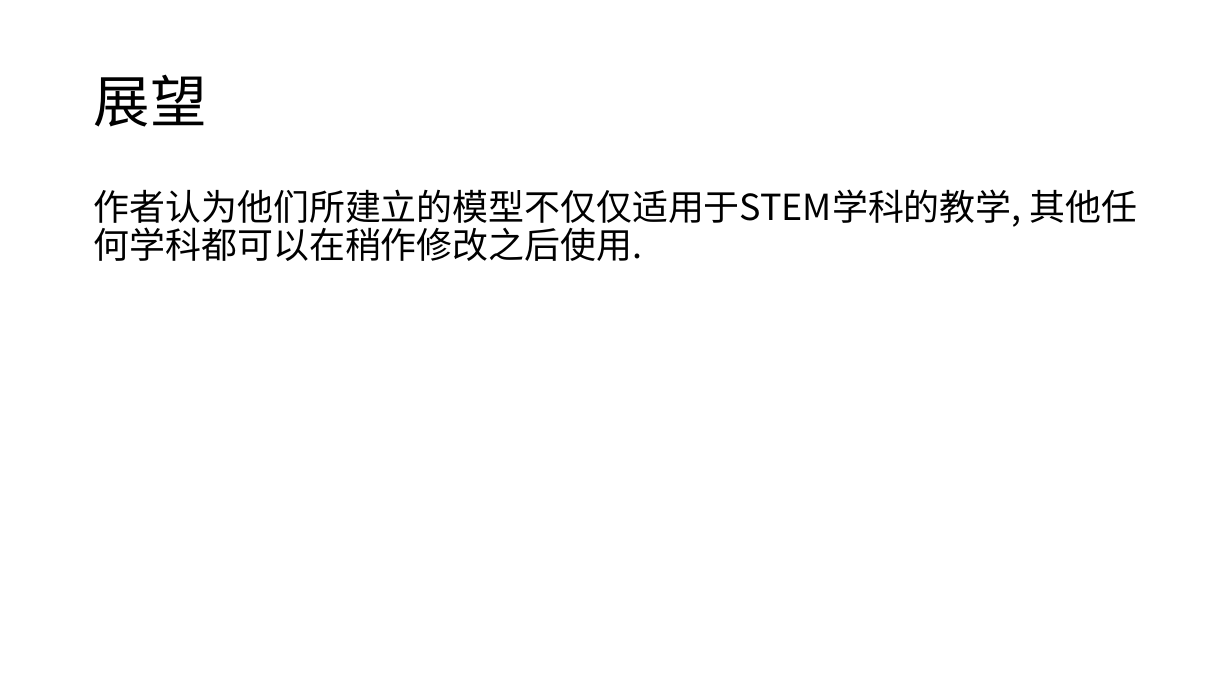
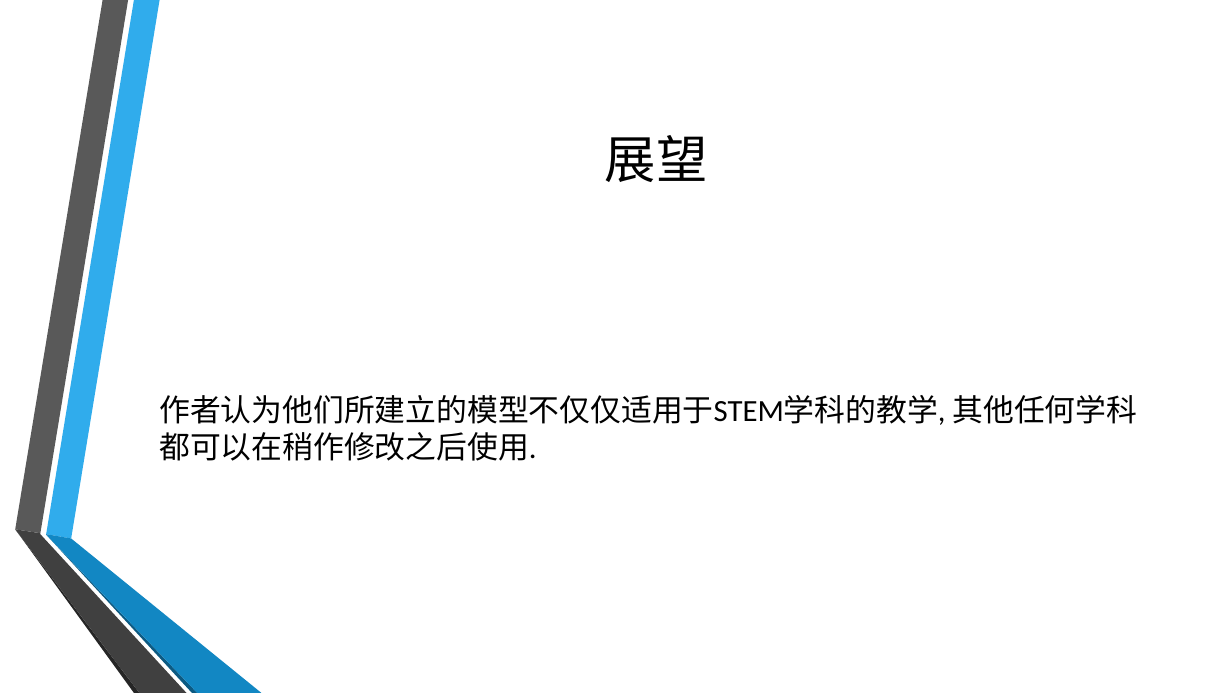
Before and after one commit to twesix/paper-notes, a slide deck: slide 11 of 201905/5-25分享.pptx. Drawn at 1232x693 pixels with LibreOffice and Linux fonts; fonts in the diff are those of the drawing; background and template pictures are left out. Boxes give left, top, right and bottom in pixels: in the first picture for what was removed or moved away, otherwise in the second. Text is boxed around its words. In the diff, an @@ line names an element or a change of style, - is before the commit and + after.

```diff
--- a/201905/5-25分享.pptx
+++ b/201905/5-25分享.pptx
@@ title "展望": place and size @@
-title "展望" at [94,74,207,127]
+title "展望" at [605,135,708,182]
@@ title "展望" at [605,135,708,182]: size 44 to 40 pt, font Noto Sans CJK SC to Calibri; alignment left to centre; line spacing 0.9 to 1 @@
@@ text "作者认为他们所建立的模型不仅仅适用于STEM学科的教学, 其他任何学科都可以在稍作修改之后使用.": place and size @@
-text "作者认为他们所建立的模型不仅仅适用于STEM学科的教学, 其他任何学科都可以在稍作修改之后使用." at [94,189,1138,261]
+text "作者认为他们所建立的模型不仅仅适用于STEM学科的教学, 其他任何学科都可以在稍作修改之后使用." at [159,395,1138,461]
@@ text "作者认为他们所建立的模型不仅仅适用于STEM学科的教学, 其他任何学科都可以在稍作修改之后使用." at [159,395,1138,461]: size 28 to 24 pt, font Noto Sans CJK SC to Calibri; line spacing 0.9 to 1; vertical alignment top to middle @@
@@ group added at [15,0,262,693]: 6 freeform shapes @@
```
Also in this commit, not shown: 11 other slides changed.
